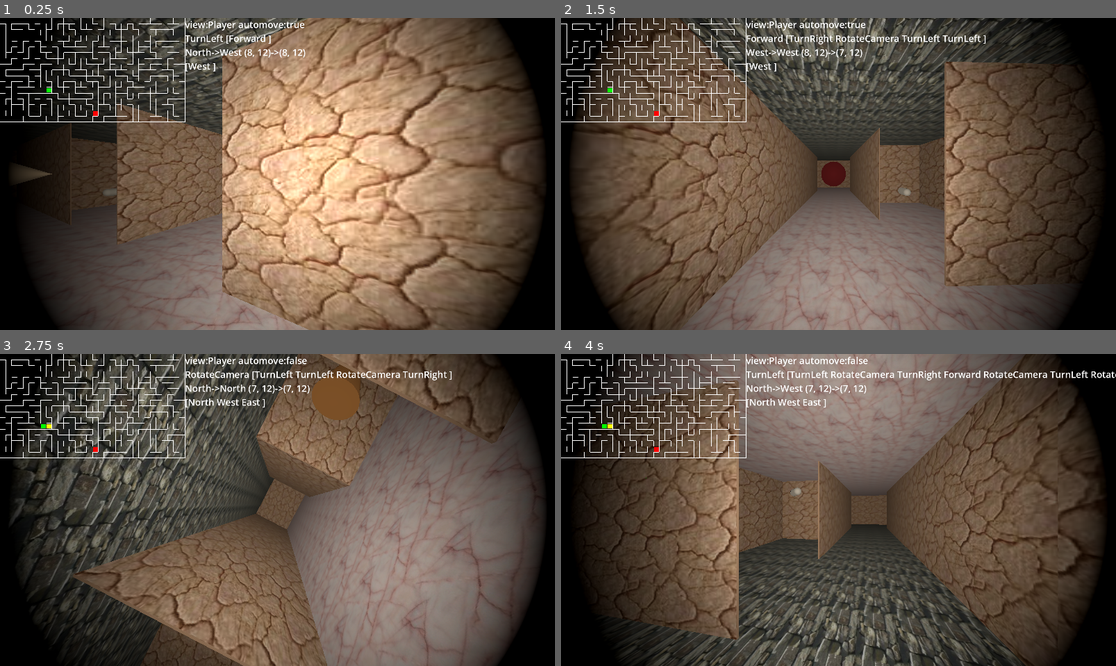
Above: before the commit, frames 1-4 (two rows, left to right).
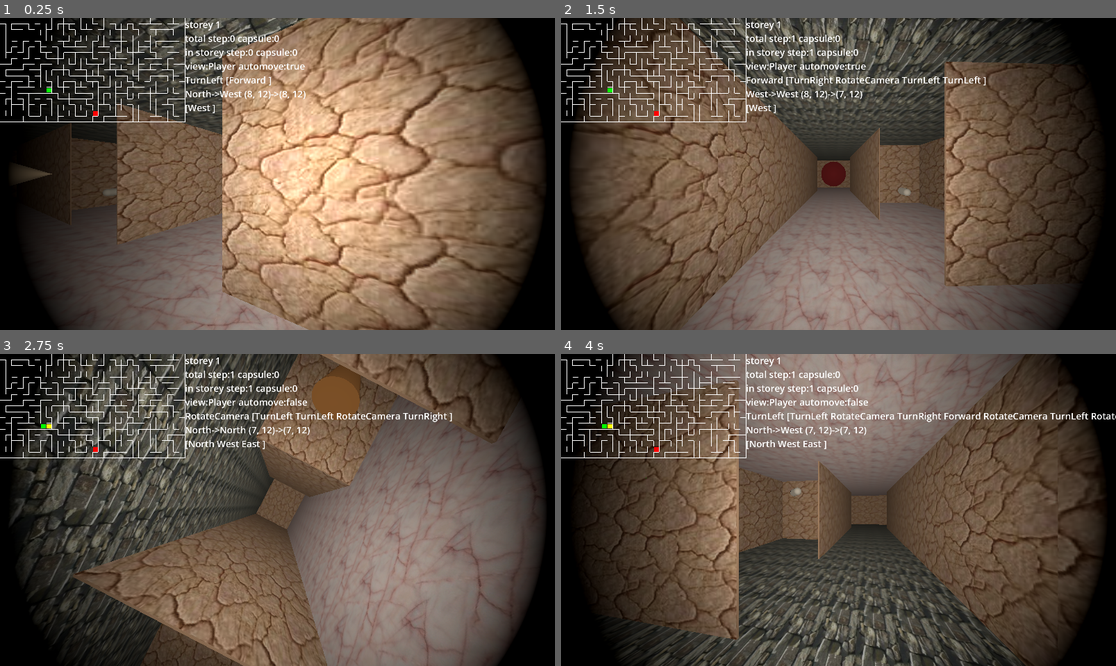
Above: after the commit, the same moments.

Repository: kasworld/gd4maze3d
Game: Godot game, scene res://main.tscn
Two runs of this game, one before a commit and one after it. Both use one fixed random seed, a clock stepped at 60 frames per second and the inputs below.
Inputs (mouse positions are in pixels of both pictures, inside the frame that each line leads up to):
- Up to frame 1 (0.25 s): no input
- Up to frame 2 (1.5 s): tap Enter at 0.5 s; move the mouse to (960, 158) at 0.52 s; hold Right 0.53-1.28 s; tap 1 at 0.6 s; click (960, 158) at 0.67 s; tap Space at 0.77 s; move the mouse to (727, 189) at 1.27 s; hold Down from 1.28 s (still down); tap 2 at 1.35 s
- Up to frame 3 (2.75 s): tap Space at 1.52 s; move the mouse to (333, 441) at 2.02 s; release Down at 2.03 s; hold Right from 2.03 s (still down); tap 3 at 2.1 s
- Up to frame 4 (4 s): move the mouse to (810, 572) at 2.77 s; release Right at 2.78 s; hold Up 2.78-3.53 s; tap 1 at 2.85 s; click (810, 572) at 2.92 s; tap Space at 3.02, 3.77 s; move the mouse to (1005, 556) at 3.52 s; hold Left from 3.53 s (still down); tap 2 at 3.6 s

The runs differ from the first frame. In frame 1, 1.3% of the frame differs, in the area x 33-56%, y 0-31%; in frame 2, 1.8%; in frame 3, 2.1%; in frame 4, 2.4%, in the area x 33-100%, y 0-31%.

Commit message:
add stats

Diff:
--- a/main.gd
+++ b/main.gd
@@ -1,4 +1,11 @@
 extends Node3D
+
+# stats
+var storey_score :int
+var total_step :int
+var total_capsule :int
+var step_in_storey :int
+var capsule_in_storey :int
 
 var storey_scene = preload("res://storey.tscn")
 var storey :Storey
@@ -43,6 +50,9 @@
 	add_child(minimap)
 	minimap.init(storey)
 	$Label.position.x = minimap.get_width()
+	storey_score += 1
+	step_in_storey = 0
+	capsule_in_storey = 0
 
 	for i in PlayerCount:
 		if i == 0:
@@ -65,10 +75,15 @@
 				if storey.is_capsule_pos(pl.pos_old) : # capsule encounter
 					pl.act_queue.push_back(Character.Act.RotateCamera)
 					storey.remove_capsule_at(pl.pos_old)
+					capsule_in_storey += 1
+					total_capsule += 1
 				minimap.move_player(pl.pos_old.x, pl.pos_old.y)
 		pl.ai_act()
 		if pl.start_new_act(): # new act start
 			ani_dur = 0
+			if i == 0 && pl.act_current == Character.Act.Forward :
+				total_step += 1
+				step_in_storey += 1
 		if pl.act_current != Character.Act.None :
 			animate_act(pl, ani_dur)
 	update_info(player_list[0])
@@ -105,7 +120,12 @@
 		pass
 
 func update_info(pl :Character)->void:
-	$Label.text = "view:%s %s" % [ViewMode.keys()[view_mode], pl.info_str()]
+	$Label.text = "storey %d\ntotal step:%s capsule:%d\nin storey step:%d capsule:%d\nview:%s %s" % [
+		storey_score,
+		total_step, total_capsule,
+		step_in_storey, capsule_in_storey,
+		ViewMode.keys()[view_mode],
+		pl.info_str()]
 
 func animate_act(pl :Character, dur :float)->void:
 	match pl.act_current:
